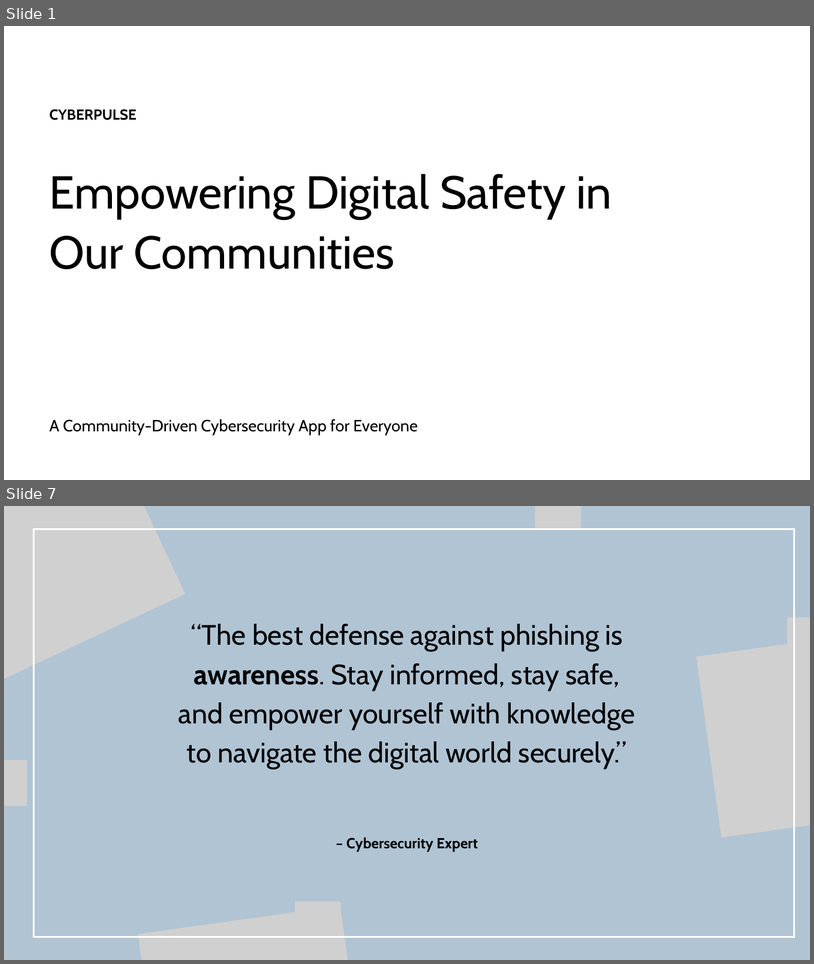
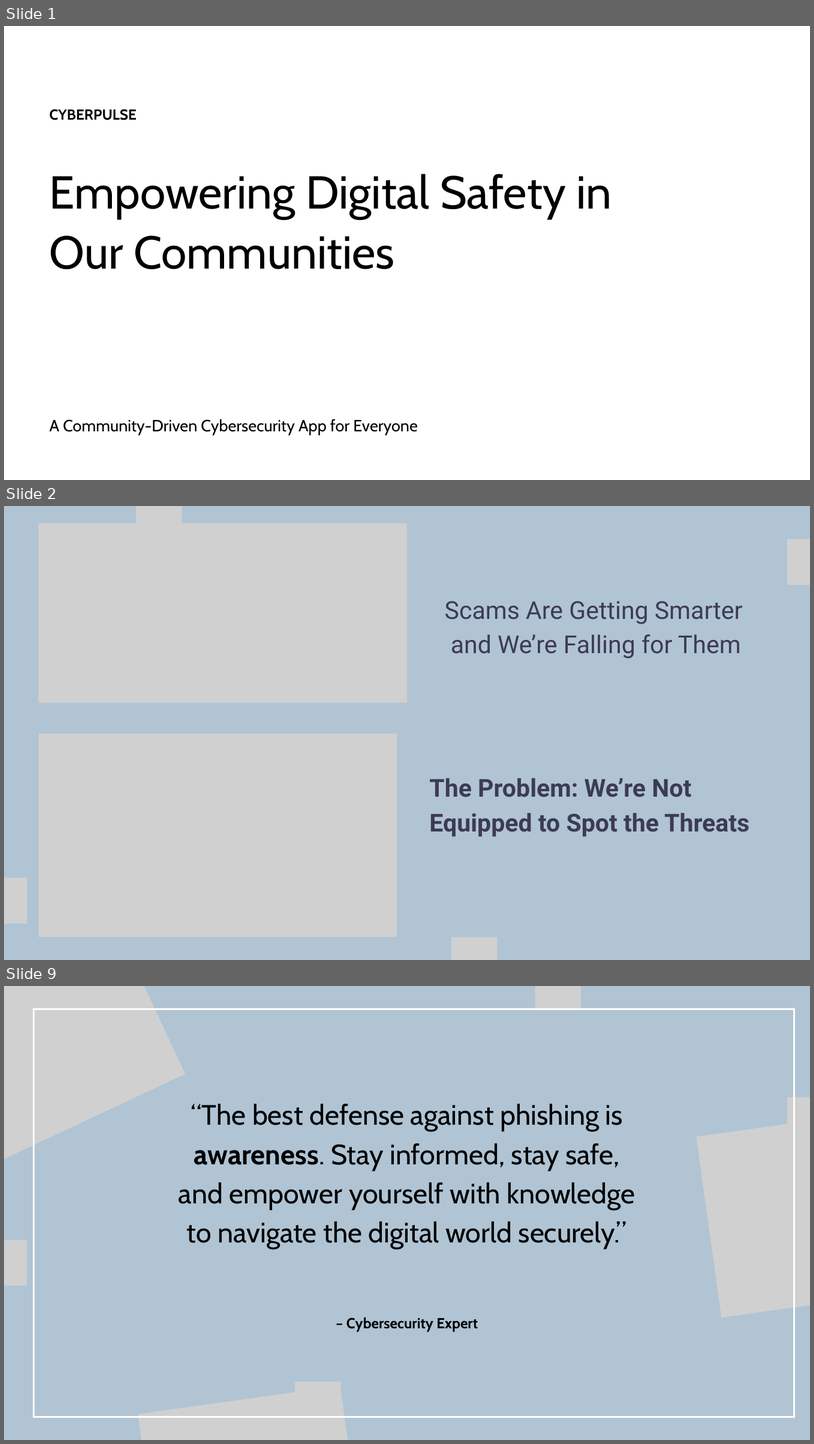
Before and after one commit to brogrammer012/CipherNova, a slide deck: demo/Presentation - CyberPulse.pptx. Shown one above the other, each under a label of ours: slides 1 and 7 before the commit, slides 1, 2 and 9 after it; the slides between them are not shown. The pictures are 814x964 and 814x1444 pixels, drawn with LibreOffice and Linux fonts; fonts in the diff are those of the drawing; grey boxes stand for pictures; background and template pictures are left out. Boxes give left, top, right and bottom in pixels: in the first picture for what was removed or moved away, otherwise in the second. Text is boxed around its words. In the diff, an @@ line names an element or a change of style, - is before the commit and + after.

```diff
--- a/demo/Presentation - CyberPulse.pptx
+++ b/demo/Presentation - CyberPulse.pptx
@@ slide 2 added at (4, 506, 810, 960), background #B0C4D4 @@
@@ picture added at (39, 523, 407, 702) @@
@@ picture added at (136, 506, 182, 529) @@
@@ picture added at (788, 538, 810, 585) @@
@@ text added at (445, 601, 743, 658), 44 pt, text #3D3B54 @@
+Scams Are Getting Smarter
+and We’re Falling for Them
@@ picture added at (39, 733, 398, 937) @@
@@ text added at (429, 778, 750, 837), 44 pt, text #3D3B54, bold @@
+The Problem: We’re Not Equipped to Spot the Threats
@@ picture added at (324, 794, 370, 840) @@
@@ picture added at (4, 877, 27, 924) @@
@@ picture added at (452, 937, 498, 960) @@
@@ what was slide 7 is now slide 9 @@
```
Also in this commit, not shown: 4 slides changed, 3 other slides added, 2 slides removed.
